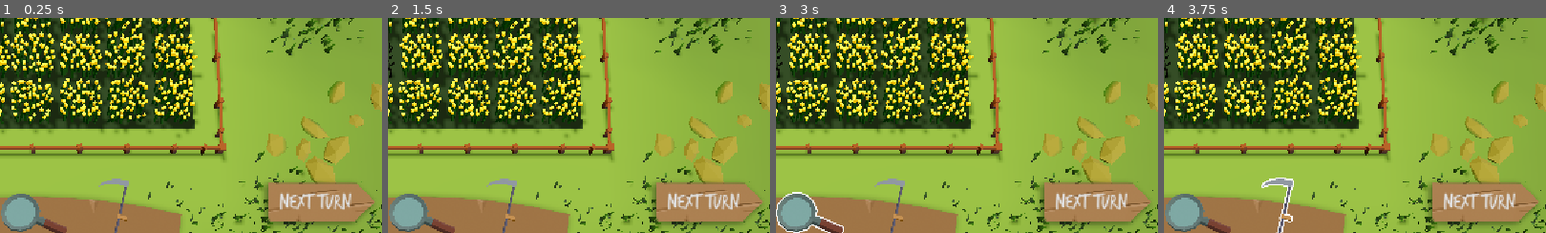
Above: before the commit, frames 1-4 (left to right).
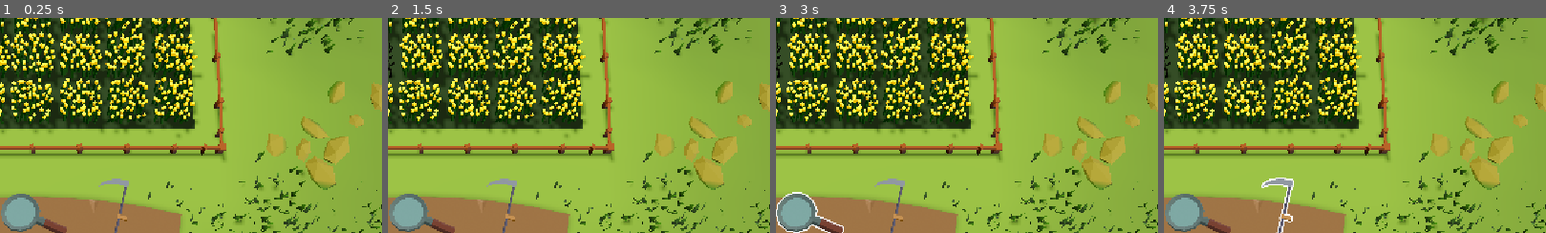
Above: after the commit, the same moments.

Repository: Squix/scientific_game_jam_26
Game: Godot game, scene res://scenes/game.tscn
The game is run twice, just before and just after one commit, with the same random seed, the same clock (stepped at 60 frames per second) and the same inputs.
Inputs (mouse positions are % of the whole screen's width and height, from its top left):
- Up to frame 1 (0.25 s): no input
- Up to frame 2 (1.5 s): click (87, 84) at 0.5 s, where only the run before the commit has a clickable "NEXT TURN"; click (87, 84) at 1.25 s, where only the run before the commit has a clickable "NEXT TURN"
- Up to frame 3 (3 s): click (39, 88) at 2 s; click (50, 88) at 2.75 s
- Up to frame 4 (3.75 s): click (61, 88) at 3.5 s
The pictures show only the part of the screen within x 46-96%, y 42-92%; the shares and areas given below are measured in that part.

The runs differ from the first frame. In frame 1, 5.2% of the frame differs, in the area x 69-98%, y 76-97%; in frame 2, 5.2%; in frame 3, 5.2%; in frame 4, 5.2%.

Commit message:
fix: show next turn button only when no remaining actions

Diff:
--- a/script/ui.gd
+++ b/script/ui.gd
@@ -33,8 +33,9 @@
 
 func _on_next_turn_pressed() -> void:
 	sfxPlayer.play_sfx(SFXplayer.SFX.ButtonClick)
-	await get_tree().create_timer(1).timeout
+	await get_tree().create_timer(0.5).timeout
 	nextTurnPressed.emit()
+	nextTurnButton.hide()
 
 
 func _on_game_game_won() -> void:
@@ -53,11 +54,12 @@
 	gameLostUI.hide()
 	gameWonUI.hide()
 	toolsUI.show()
-	nextTurnButton.show()
+	nextTurnButton.hide()
 
 
 func _on_player_no_actions_left() -> void:
 	toolsUI.hide()
+	nextTurnButton.show()
 
 
 func _on_game_start_player_turn() -> void:
